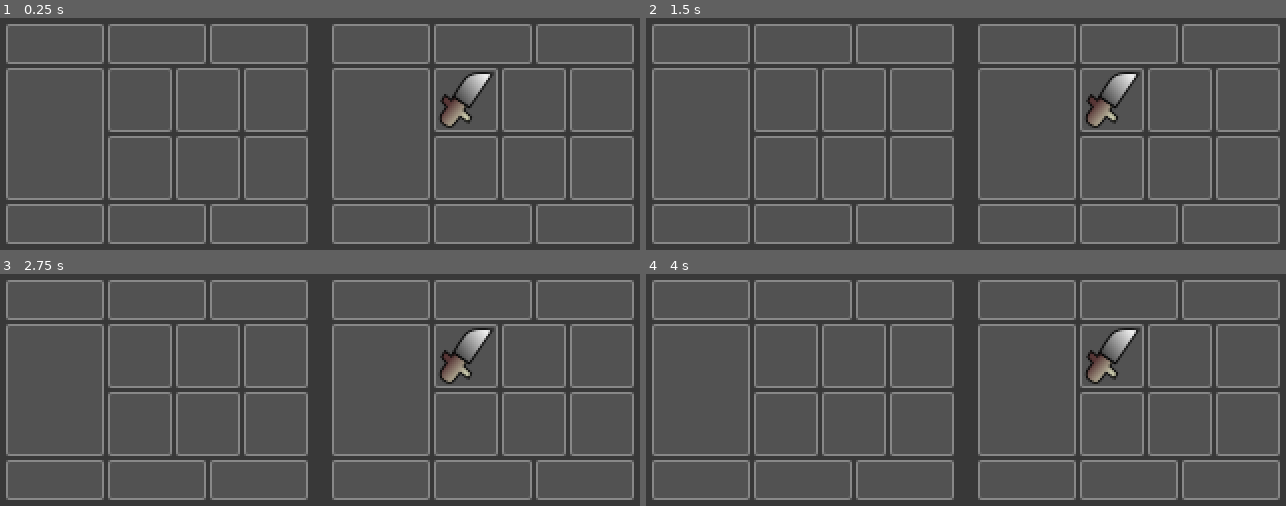
Above: before the commit, frames 1-4 (two rows, left to right).
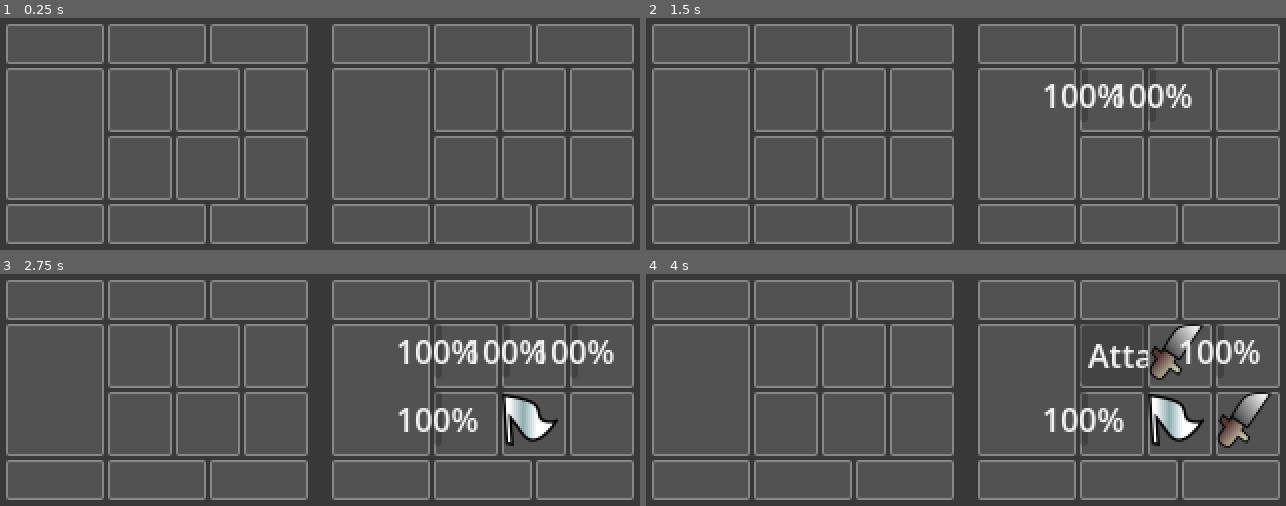
Above: after the commit, the same moments.

Repository: izombie387/everything-has-a-price
Game: Godot game, scene res://sell_everything/gui-drag-test.tscn
Same seed, same stepped clock (60 frames per second), same inputs: the game is played once before the commit and once after it.
Inputs (mouse positions are in pixels of both pictures, inside the frame that each line leads up to):
- Up to frame 1 (0.25 s): no input
- Up to frame 2 (1.5 s): tap Enter at 0.5 s; hold Space 0.53-1.28 s; tap Space at 1.35 s
- Up to frame 3 (2.75 s): tap Space at 1.52, 1.82 s; hold Space from 2.03 s (still down)
- Up to frame 4 (4 s): tap Enter at 2.75 s; release Space at 2.78 s; tap Space at 2.85, 3.02, 3.32 s; click (1138, 355) at 3.5 s, where only the run after the commit has a clickable "Attack"

The runs differ from the first frame. In frame 1, 0.9% of the frame differs, in the area x 68-78%, y 23-48%; in frame 2, 2.0%; in frame 3, 4.5%; in frame 4, 5.6%, in the area x 62-98%, y 21-75%.

Commit message:
shaping up

Diff:
--- a/sell_everything/cell.tscn
+++ b/sell_everything/cell.tscn
@@ -35,17 +35,3 @@
 size_flags_vertical = 3
 theme_override_styles/panel = SubResource("StyleBoxFlat_b8xwu")
 script = ExtResource("1_b8xwu")
-
-[node name="Tex" type="TextureRect" parent="." unique_id=1168577354]
-layout_mode = 1
-anchors_preset = 8
-anchor_left = 0.5
-anchor_top = 0.5
-anchor_right = 0.5
-anchor_bottom = 0.5
-offset_left = -8.0
-offset_top = -8.0
-offset_right = 8.0
-offset_bottom = 8.0
-grow_horizontal = 2
-grow_vertical = 2
--- a/sell_everything/data.gd
+++ b/sell_everything/data.gd
@@ -2,9 +2,31 @@
 class_name Data
 static var items = {
 	"knife": {
+		"node_type": TextureRect,
 		"image": load("res://sell_everything/images/knife.png"),
+	},
+	"white_flag": {
+		"node_type": TextureRect,
+		"image": load("res://sell_everything/images/white-flag.png"),
+	},
+	"hp_bar": {
+		"node_type": ProgressBar,
+		"value": 10,
+	},
+	"coin_counter": {
+		"node_type": Label,
+		"text": "G:",
+	},
+	"attack_action": {
+		"node_type": Button,
+		"text": "Attack",
 	},
 }
 
-static func get_item(name: String):
+static func random_item_name():
+	return items.keys().pick_random()
+
+static func get_item(name: String = ""):
+	if name == "":
+		name = items.keys().pick_random()
 	return items[name]
--- a/sell_everything/draggable.gd
+++ b/sell_everything/draggable.gd
@@ -1,11 +1,11 @@
 extends Panel
 class_name Slot
 
-@onready var tex: TextureRect = $Tex
 var user: = ""
 var type: = ""
 var index: = -1
-var item = null
+var item_name = null
+var item_node = null
 
 
 func _ready() -> void:
@@ -18,7 +18,7 @@
 
 
 func _get_drag_data(_at_position: Vector2) -> Variant:
-	if item == null:
+	if item_name == null:
 		return
 	if user == "enemy":
 		return
@@ -32,22 +32,25 @@
 		"on_dropped": on_dropped,
 	}
 
+
 func info():
 	return "\n".join([
 		"---",
 		"user", user,
 		"type", type,
 		"index", index,
-		"item", item,
+		"item_name", item_name,
+		"item_node", item_node.name if item_node else "null"
 	])
+
 
 func on_dropped():
 	clear_item()
 
 
 func clear_item():
-	item	 = null
-	tex.texture = null
+	item_name = null
+	item_node.queue_free()
 
 
 func _can_drop_data(_at_position: Vector2, data: Variant) -> bool:
@@ -62,11 +65,29 @@
 
 
 func _drop_data(_at_position: Vector2, data: Variant) -> void:
-	set_item(data["slot"].item)
+	set_item(data["slot"].item_name)
 	data["on_dropped"].call()
 
 
-func set_item(item_name: String):
-	item = item_name
-	var texture = Data.get_item(item_name)["image"]
-	tex.texture = texture
+func set_item(new_item_name: String):
+	item_name = new_item_name
+	var data = Data.get_item(new_item_name)
+	var node_type = data["node_type"]
+	var new_node = node_type.new()
+	match node_type:
+		TextureRect:
+			var texture = data["image"]
+			new_node.texture = texture
+		Label:
+			new_node.text = data["text"]
+		Button:
+			new_node.text = data["text"]
+			new_node.pressed.connect(print.bind("button pressed"))
+		ProgressBar:
+			var value = data["value"]
+			new_node.max_value = value
+			new_node.value = value
+			new_node.step = 1.0
+	new_node.anchors_preset = PRESET_CENTER
+	add_child(new_node)
+	item_node = new_node
--- a/sell_everything/gui-drag-test.tscn
+++ b/sell_everything/gui-drag-test.tscn
@@ -3,18 +3,20 @@
 [ext_resource type="Script" uid="uid://bwghfw3dm46y8" path="res://sell_everything/gui_drag_test.gd" id="1_663aa"]
 [ext_resource type="PackedScene" uid="uid://btss4kubs2qm" path="res://sell_everything/item_collection.tscn" id="2_mrwjb"]
 
-[node name="MarginContainer" type="MarginContainer" unique_id=331056395]
+[node name="Game" type="MarginContainer" unique_id=331056395]
 anchors_preset = 8
 anchor_left = 0.5
 anchor_top = 0.5
 anchor_right = 0.5
 anchor_bottom = 0.5
-offset_left = -162.0
+offset_left = -159.0
 offset_top = -57.0
-offset_right = 162.0
+offset_right = 159.0
 offset_bottom = 57.0
 grow_horizontal = 2
 grow_vertical = 2
+size_flags_horizontal = 4
+size_flags_vertical = 4
 theme_override_constants/margin_left = 2
 theme_override_constants/margin_top = 2
 theme_override_constants/margin_right = 2
--- a/sell_everything/gui_drag_test.gd
+++ b/sell_everything/gui_drag_test.gd
@@ -1,8 +1,19 @@
 extends MarginContainer
 
-@onready var hero: VBoxContainer = $Rows/Sections/Hero
+@onready var player: VBoxContainer = $Rows/Sections/Player
 @onready var enemy: VBoxContainer = $Rows/Sections/Enemy
 @onready var shop: VBoxContainer = $Rows/Sections/Shop
 
 func _ready() -> void:
-	shop.add_item("knife")
+	pass
+
+var c=0
+func _input(event: InputEvent) -> void:
+	if event is InputEventKey and event.pressed:
+		match event.keycode:
+			KEY_SPACE:
+				shop.add_item(
+					Data.random_item_name(),
+					"items",
+					c)
+				c = (c+1)%6
--- a/sell_everything/item_collection.gd
+++ b/sell_everything/item_collection.gd
@@ -1,6 +1,11 @@
 @tool
 extends VBoxContainer
-
+@onready var groups = {
+	"hud": $Hud,
+	"characters": $Stuff/Characters,
+	"items": $Stuff/Items,
+	"actions": $Actions,
+}
 @export var character: Panel
 @export var flipped: = false:
 	set(v):
@@ -11,5 +16,13 @@
 			$Stuff.move_child(character, 0)
 
 
-func add_item(item_name: String):
-	$"Stuff/Items/1".set_item(item_name)
+func add_item(
+		item_name: String,
+		group: String,
+		index: int,
+):
+	var slot = groups[group].get_children()[index]
+	if is_instance_valid(slot.item_node):
+		print("need to free")
+		slot.clear_item()
+	slot.set_item(item_name)
